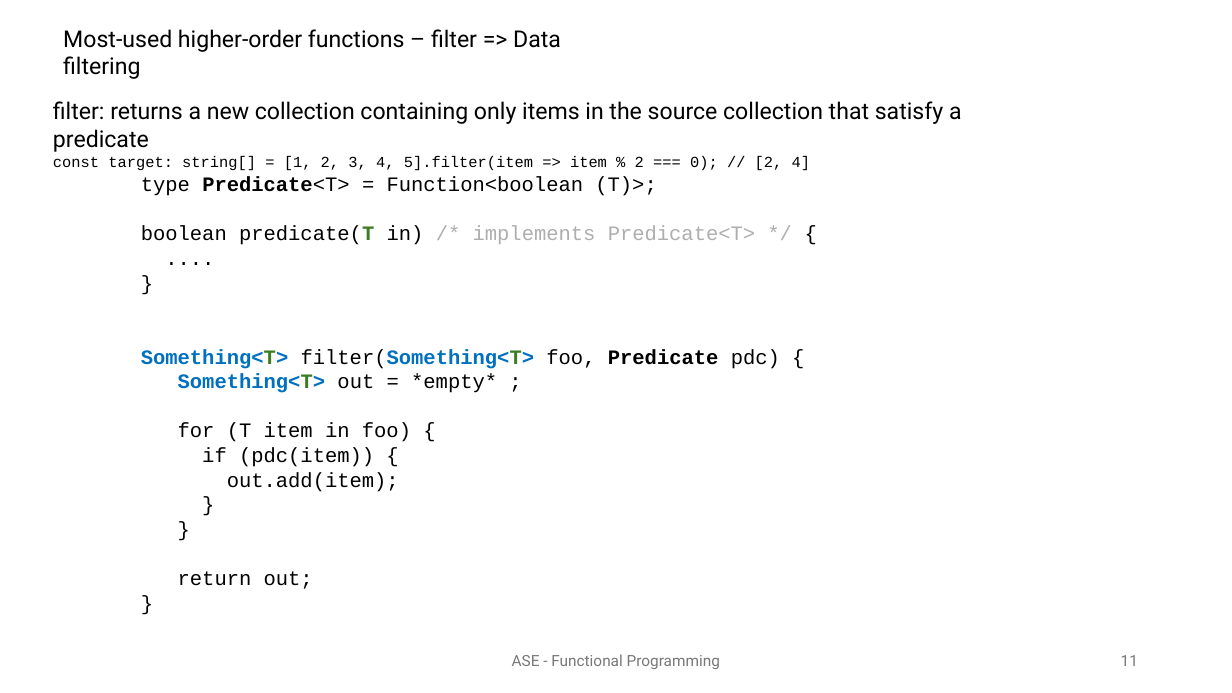
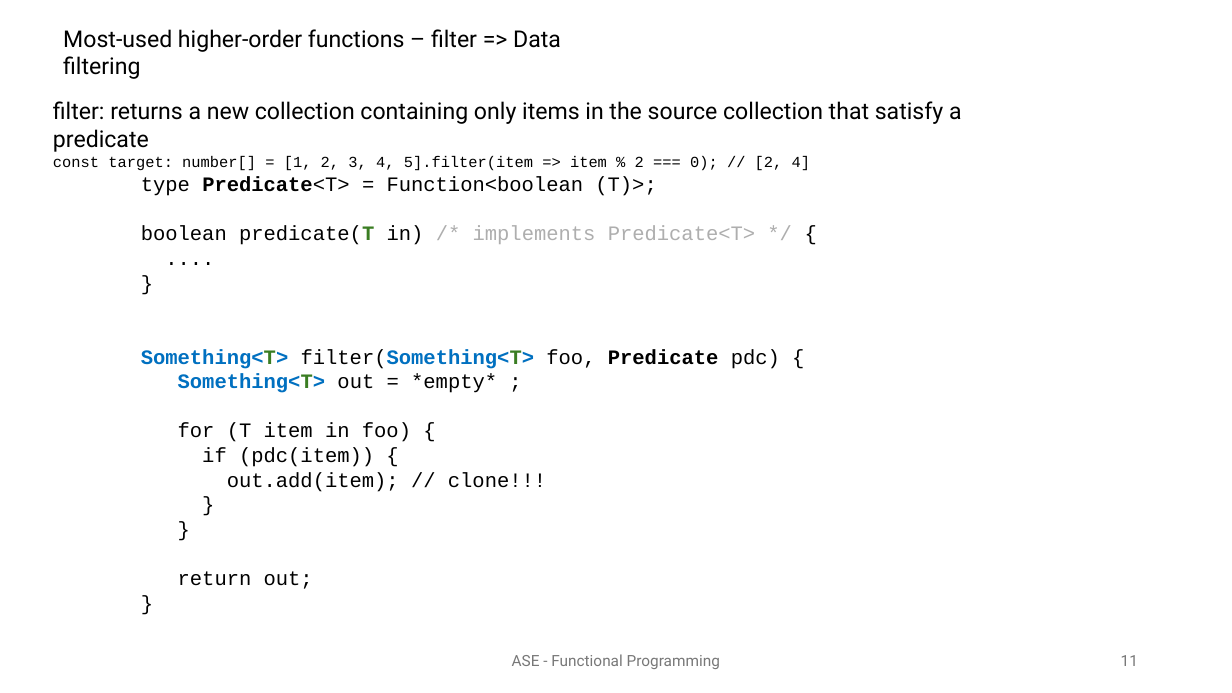
Before and after one commit to ComplexPlaneDev/ASE, a slide deck: slide 11 of Lesson.07 - Functional Programming/Functional Programming.pptx. Drawn at 1232x693 pixels with LibreOffice and Linux fonts; fonts in the diff are those of the drawing. Boxes give left, top, right and bottom in pixels: in the first picture for what was removed or moved away, otherwise in the second. Text is boxed around its words. In the diff, an @@ line names an element or a change of style, - is before the commit and + after.

Commit message:
Fix a typo in filter slide

```diff
--- a/Lesson.07 - Functional Programming/Functional Programming.pptx
+++ b/Lesson.07 - Functional Programming/Functional Programming.pptx
@@ text at [53, 156, 810, 171]: text changed @@
-const target: string[] = [1, 2, 3, 4, 5].filter(item => item % 2 === 0); // [2, 4]
+const target: number[] = [1, 2, 3, 4, 5].filter(item => item % 2 === 0); // [2, 4]
@@ text at [227, 472, 546, 492]: text changed @@
-out.add(item);
+out.add(item); // clone!!!
```
